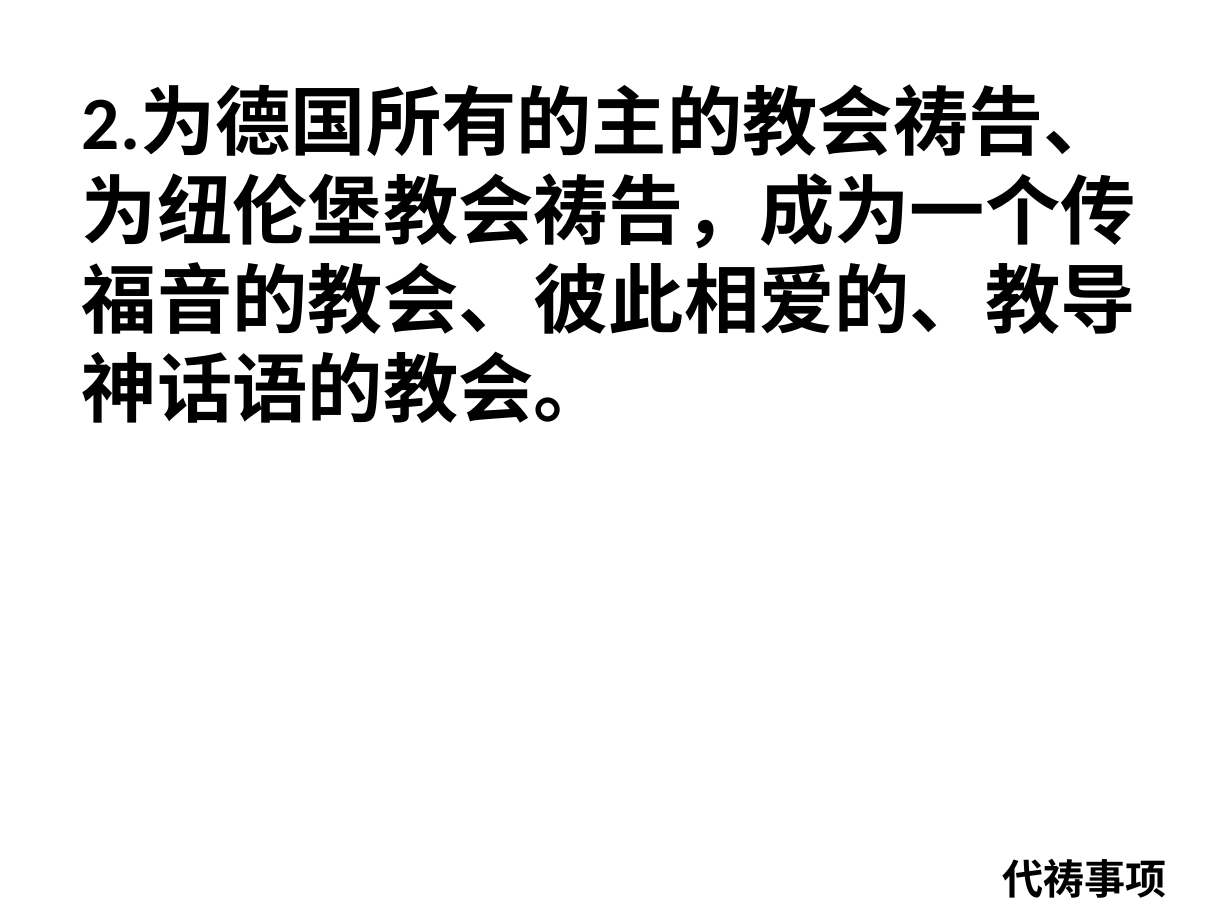
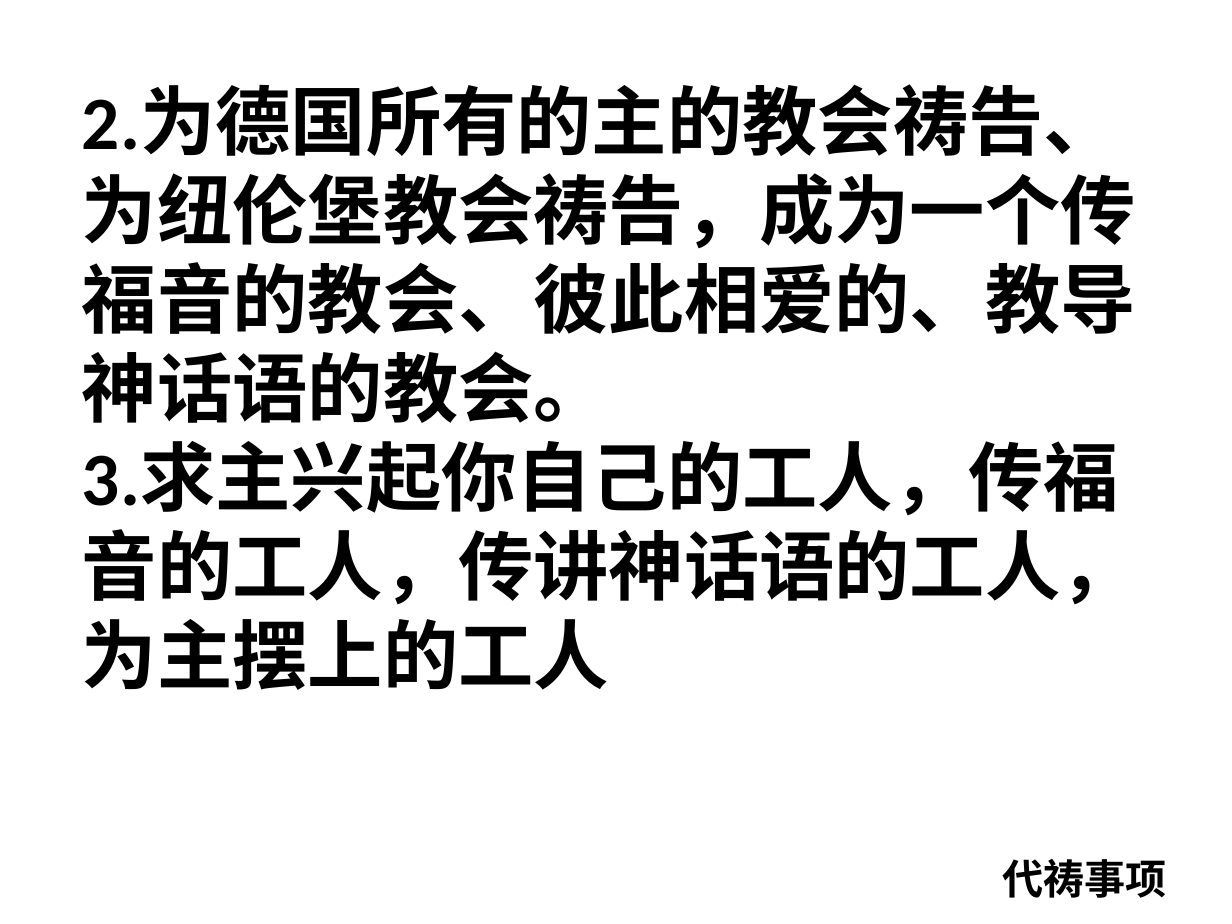
Before and after one commit to jackey-qiu/pyworship, a slide deck: slide 13 of 2023-08-16.pptx. Drawn at 1232x924 pixels with LibreOffice and Linux fonts; fonts in the diff are those of the drawing. Boxes give left, top, right and bottom in pixels: in the first picture for what was removed or moved away, otherwise in the second. Text is boxed around its words. In the diff, an @@ line names an element or a change of style, - is before the commit and + after.

```diff
--- a/2023-08-16.pptx
+++ b/2023-08-16.pptx
@@ text at [82, 443, 1136, 690]: paragraph added @@
+3.求主兴起你自己的工人，传福音的工人，传讲神话语的工人，为主摆上的工人
```
Also in this commit, not shown: 7 other slides changed, 14 other files.
